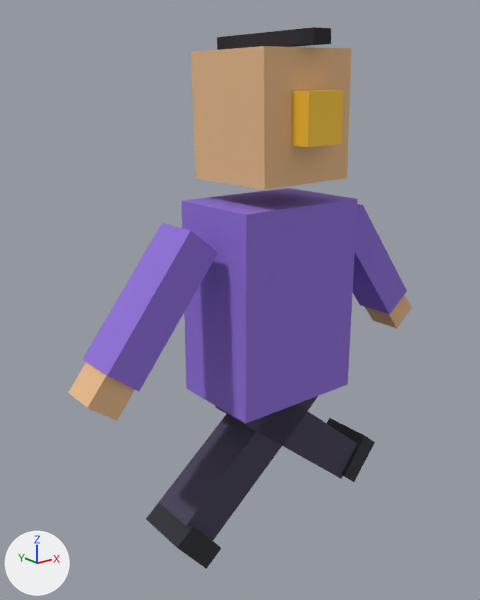
One commit to the glTF model public/assets/actors/estudiante.gltf: the scene before it, then after it.
The view is the same before and after, from a 50 mm camera at (-1.035, -1.18, 1.263) aimed at (-0.046, 0.056, 0.769). Arrows for +X, +Y and +Z are at lower left; the lights stay in place. The older version comes first. Both versions are drawn at frame 4 of the action 'walk'; the numbers are the values there.

The older version as bpy lines, for what is in view:
```python
me_cabeza = bpy.data.meshes.new('cabeza')
me_cabeza.from_pydata(...)  # a box spanning x -0.5..0.5, y -0.5..0.5, z -0.5..0.5
me_cabeza.materials.append(mat_skin)  # beige #e9bb8b
ob_arml = bpy.data.objects.new('armL', None)
ob_arml.parent = ob_hips
ob_arml.location = (-0.23, 0.0, 0.44)
ob_arml.rotation_euler = (0.0, 0.665, 0.0)  # degrees (0, 38, 0)
ob_armr = bpy.data.objects.new('armR', None)
ob_armr.parent = ob_hips
ob_armr.location = (0.23, 0.0, 0.44)
ob_armr.rotation_euler = (0.0, -0.665, 0.0)  # degrees (0, -38, 0)
ob_head = bpy.data.objects.new('head', me_cabeza)
ob_head.parent = ob_headpivot
ob_head.location = (0.0, 0.0, 0.15)
ob_head.scale = (0.25, 0.25, 0.28)
ob_legl = bpy.data.objects.new('legL', None)
ob_legl.parent = ob_hips
ob_legl.location = (-0.09, 0.0, 0.02)
ob_legl.rotation_euler = (0.0, -0.887, 0.0)  # degrees (0, -51, 0)
ob_legr = bpy.data.objects.new('legR', None)
ob_legr.parent = ob_hips
ob_legr.location = (0.09, 0.0, 0.02)
ob_legr.rotation_euler = (0.0, 0.887, 0.0)  # degrees (0, 51, 0)
# also in view: 'armRMesh' at (0.335, 0.0, 0.827); 'legRMesh' at (-0.088, 0.0, 0.396); 'shoeL' at (0.295, 0.0, 0.253); 'legLMesh' at (0.088, 0.0, 0.396); 'shoeR' at (-0.269, 0.0, 0.222)
```
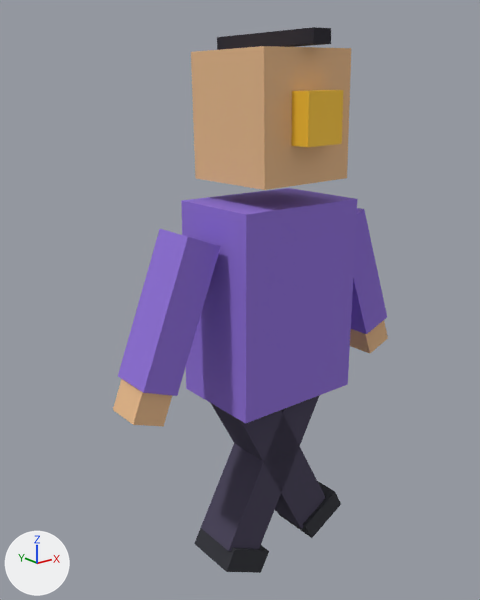
ob_arml is not drawn itself; it is the parent of ob_armlmesh, ob_handl.
ob_armr is not drawn itself; it is the parent of ob_armrmesh, ob_handr.
ob_legl is not drawn itself; it is the parent of ob_leglmesh, ob_shoel.
ob_legr is not drawn itself; it is the parent of ob_legrmesh, ob_shoer.

What differs and where, as boxes (x1, y1, x2, y2) in the pictures (480 x 600 px):
'armLMesh', turned: before (83, 223, 218, 391); after (118, 229, 221, 396)
'legRMesh', turned: before (159, 396, 318, 541); after (201, 395, 320, 551)
'legLMesh', turned: before (215, 405, 357, 479); after (211, 403, 326, 529)
'armRMesh', turned: before (353, 204, 407, 314); after (351, 208, 387, 334)
'handL', turned: before (68, 362, 135, 421); after (113, 379, 173, 427)
'shoeR', turned: before (146, 502, 221, 569); after (194, 528, 269, 573)
'shoeL', turned: before (327, 418, 375, 482); after (277, 482, 341, 538)
'handR', turned: before (365, 294, 412, 328); after (350, 320, 388, 353)

Edits to the bpy script that builds the scene:
```text
Change ob_arml:
    ob_arml.rotation_euler: (0.0, 0.665, 0.0) -> (0.0, 0.369, 0.0)  # degrees (0, 38, 0) -> degrees (0, 21, 0)
Change ob_armr:
    ob_armr.rotation_euler: (0.0, -0.665, 0.0) -> (0.0, -0.369, 0.0)  # degrees (0, -38, 0) -> degrees (0, -21, 0)
Change ob_legl:
    ob_legl.rotation_euler: (0.0, -0.887, 0.0) -> (0.0, -0.492, 0.0)  # degrees (0, -51, 0) -> degrees (0, -28, 0)
Change ob_legr:
    ob_legr.rotation_euler: (0.0, 0.887, 0.0) -> (0.0, 0.492, 0.0)  # degrees (0, 51, 0) -> degrees (0, 28, 0)
```
